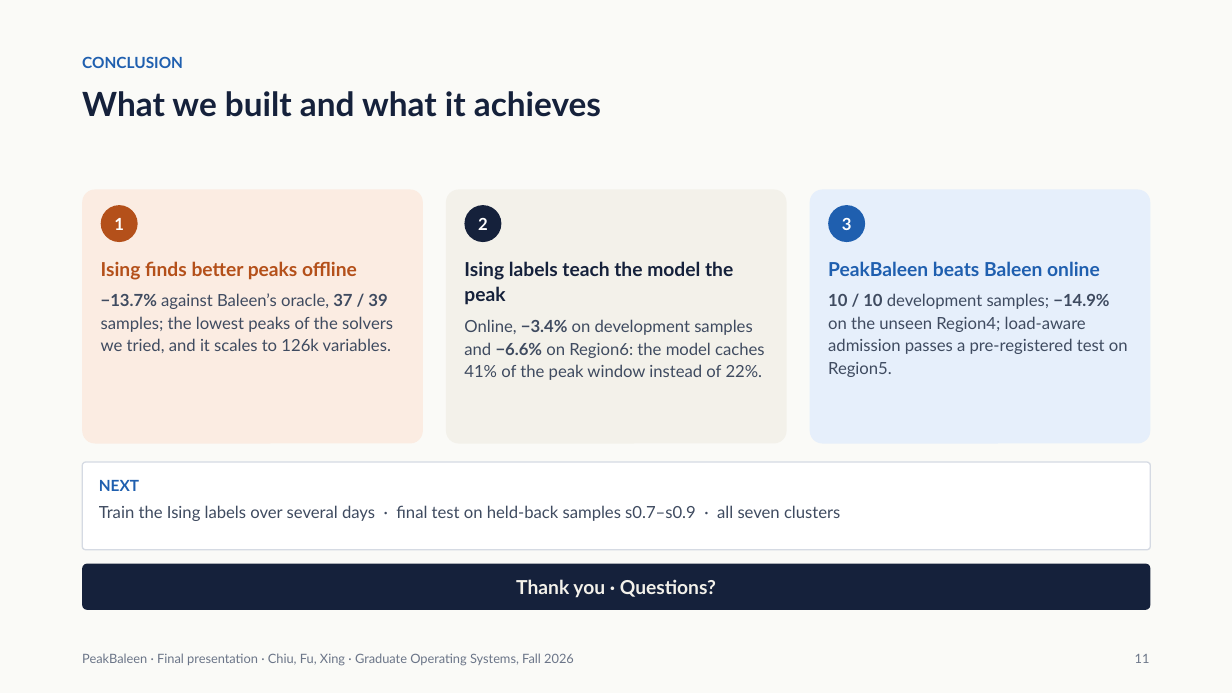
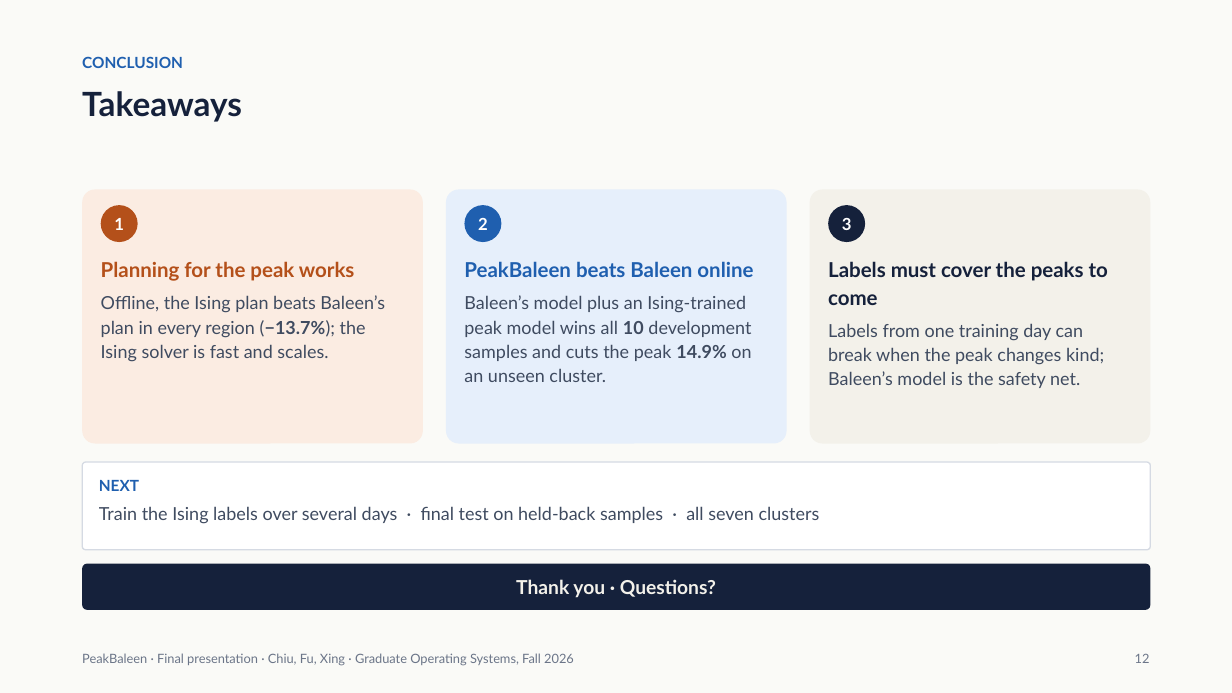
Before and after one commit to xingsixue123/OS_final_project, a slide deck: slide 12 of changes/6_final/PeakBaleen_Final_v3.pptx (slide 11 before the commit). Drawn at 1232x693 pixels with LibreOffice and Linux fonts; fonts in the diff are those of the drawing. Boxes give left, top, right and bottom in pixels: in the first picture for what was removed or moved away, otherwise in the second. Text is boxed around its words. In the diff, an @@ line names an element or a change of style, - is before the commit and + after.

```diff
--- a/changes/6_final/PeakBaleen_Final_v3.pptx
+++ b/changes/6_final/PeakBaleen_Final_v3.pptx
@@ title at box(82, 91, 242, 122): text changed @@
-What we built and what it achieves
+Takeaways
@@ rounded rectangle at box(446, 189, 787, 444): fill #F3F1EA to #E6EFFB @@
@@ ellipse "2" at box(465, 205, 502, 242): fill #15213B to #1F5FAF @@
@@ rounded rectangle at box(810, 189, 1151, 444): fill #E6EFFB to #F3F1EA @@
@@ ellipse "3" at box(828, 205, 865, 242): fill #1F5FAF to #15213B @@
@@ text at box(101, 261, 385, 362): text changed; size 13 to 14 pt @@
-Ising finds better peaks offline
-−13.7% against Baleen’s oracle, 37 / 39 samples; the lowest peaks of the solvers we tried, and it scales to 126k variables.
+Planning for the peak works
+Offline, the Ising plan beats Baleen’s plan in every region (−13.7%); the Ising solver is fast and scales.
@@ text at box(464, 261, 753, 382): text changed; size 13 to 14 pt @@
-Ising labels teach the model the peak
-Online, −3.4% on development samples and −6.6% on Region6: the model caches 41% of the peak window instead of 22%.
+PeakBaleen beats Baleen online
+Baleen’s model plus an Ising-trained peak model wins all 10 development samples and cuts the peak 14.9% on an unseen cluster.
@@ text at box(828, 261, 1108, 388): text changed; size 13 to 14 pt @@
-PeakBaleen beats Baleen online
-10 / 10 development samples; −14.9% on the unseen Region4; load-aware admission passes a pre-registered test on Region5.
+Labels must cover the peaks to come
+Labels from one training day can break when the peak changes kind; Baleen’s model is the safety net.
@@ text at box(99, 506, 820, 524): text changed; size 13 to 14 pt @@
-Train the Ising labels over several days · final test on held-back samples s0.7–s0.9 · all seven clusters
+Train the Ising labels over several days · final test on held-back samples · all seven clusters
@@ text at box(1135, 654, 1150, 663): text changed @@
-11
+12
```
Also in this commit, not shown: 3 other slides changed, 1 slide added, 5 other files.
